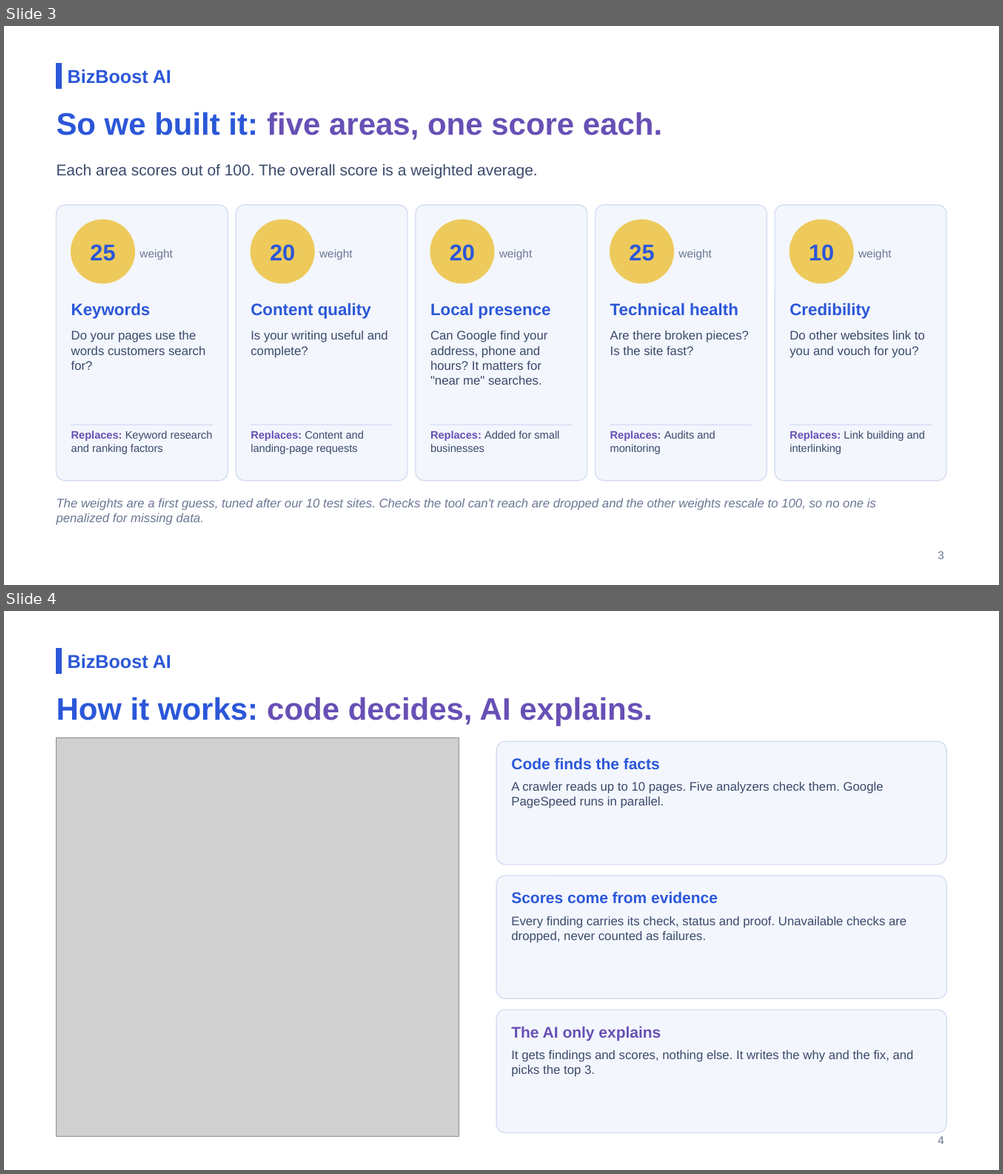
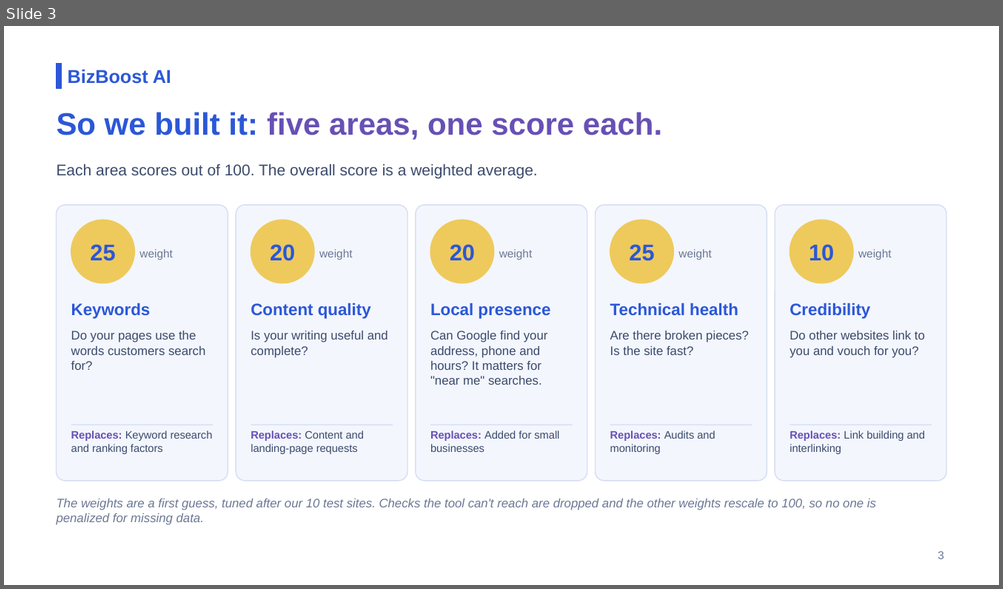
Before and after one commit to Soma-Majumder/BizBoost-AI, a slide deck: presentation/BizBoost-AI-Presentation.pptx. Shown one above the other, each under a label of ours: slides 3 and 4 before the commit, slide 3 after it. The pictures are 1003x1174 and 1003x589 pixels, drawn with LibreOffice and Linux fonts; fonts in the diff are those of the drawing; grey boxes stand for pictures. Boxes give left, top, right and bottom in pixels: in the first picture for what was removed or moved away, otherwise in the second. Text is boxed around its words. In the diff, an @@ line names an element or a change of style, - is before the commit and + after.

```diff
--- a/presentation/BizBoost-AI-Presentation.pptx
+++ b/presentation/BizBoost-AI-Presentation.pptx
@@ slide 4 removed at box(4, 611, 999, 1170), background #FFFFFF @@
@@ rectangle removed at box(57, 648, 62, 674) @@
@@ text removed at box(68, 654, 171, 669) @@
-BizBoost AI
@@ text removed at box(57, 697, 652, 726) @@
-How it works: code decides, AI explains.
@@ picture removed at box(57, 738, 459, 1137) @@
@@ rounded rectangle removed at box(496, 741, 946, 865) @@
@@ text removed at box(511, 758, 660, 769) @@
-Code finds the facts
@@ text removed at box(511, 782, 883, 809) @@
-A crawler reads up to 10 pages. Five analyzers check them. Google PageSpeed runs in parallel.
@@ rounded rectangle removed at box(496, 876, 946, 999) @@
@@ text removed at box(511, 891, 717, 903) @@
-Scores come from evidence
@@ text removed at box(511, 917, 906, 943) @@
-Every finding carries its check, status and proof. Unavailable checks are dropped, never counted as failures.
@@ rounded rectangle removed at box(496, 1010, 946, 1133) @@
@@ text removed at box(511, 1027, 660, 1041) @@
-The AI only explains
@@ text removed at box(511, 1051, 913, 1077) @@
-It gets findings and scores, nothing else. It writes the why and the fix, and picks the top 3.
@@ text removed at box(937, 1136, 944, 1145) @@
-4
```
Also in this commit, not shown: 2 slides added, 1 other slide removed.
